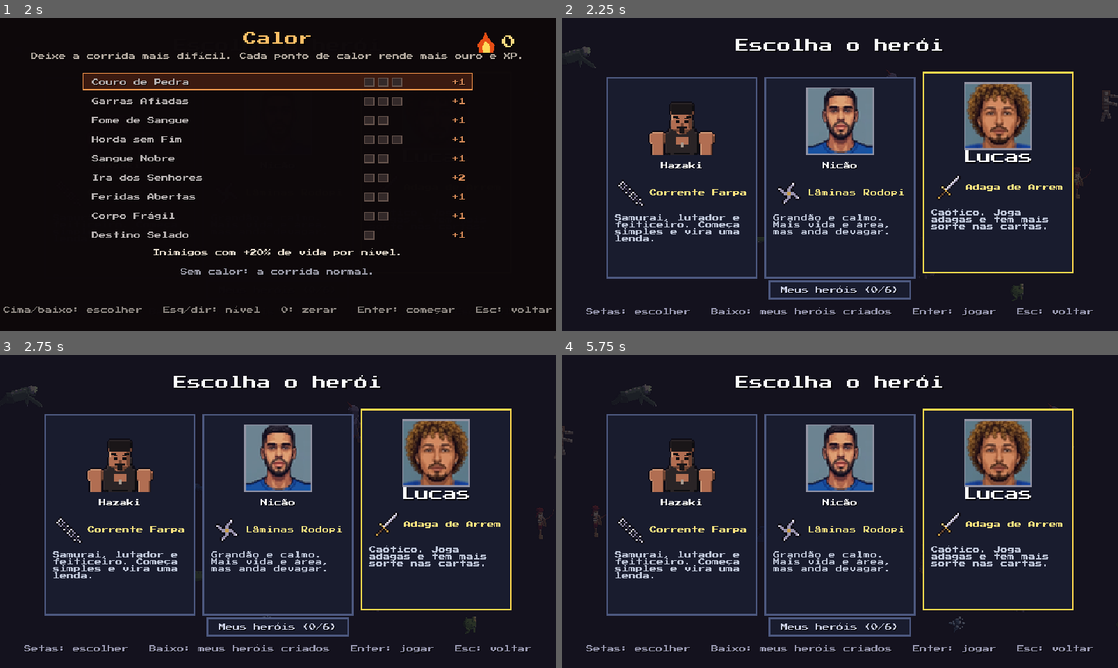
Above: before the commit, frames 1-4 (two rows, left to right).
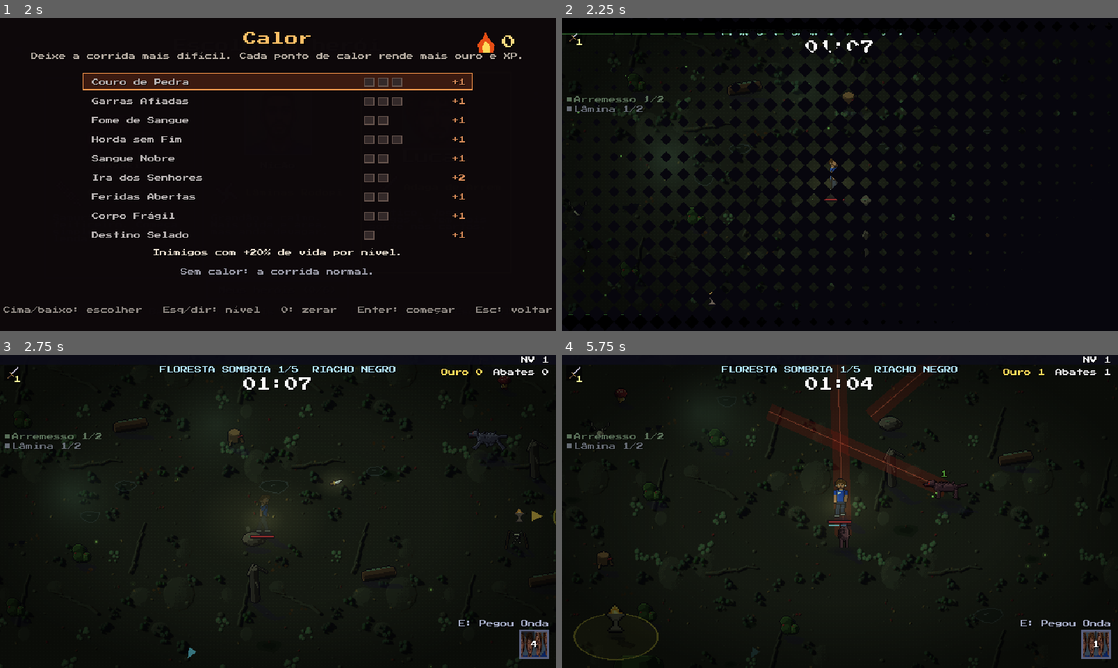
Above: after the commit, the same moments.

Repository: brenoalmeidatec/KIKIU-Survival
Game: Godot game, scene res://main.tscn
The game is run twice, just before and just after one commit, with the same random seed, the same clock (stepped at 60 frames per second) and the same inputs.
Inputs (mouse positions are in pixels of both pictures, inside the frame that each line leads up to):
- Up to frame 1 (2 s): tap Enter (confirmar) at 0.5 s; move the mouse to (400, 158) at 0.52 s; hold D (direita) 0.53-1.25 s; hold Enter (confirmar) 0.53-1.25 s; click (400, 158) at 0.67 s; tap X (pular) at 0.77 s; drag from (166, 190) to (250, 237) at 1.27 s
- Up to frame 2 (2.25 s): tap Enter (confirmar) at 2 s; move the mouse to (895, 105) at 2.02 s; hold D (direita) from 2.03 s (still down); hold Enter (confirmar) from 2.03 s (still down)
- Up to frame 3 (2.75 s): keep holding D (direita); keep holding Enter (confirmar)
- Up to frame 4 (5.75 s): release D (direita) at 2.75 s; release Enter (confirmar) at 2.75 s; drag from (812, 574) to (673, 464) at 2.77 s; move the mouse to (1006, 558) at 3.52 s; hold A (esquerda) 3.53-4.25 s; hold Enter (confirmar) 3.53-4.25 s; tap 2 (consumivel2) at 3.6 s; tap X (pular) at 3.77 s; drag from (673, 464) to (756, 433) at 4.27 s; move the mouse to (867, 511) at 5.02 s; hold S (baixo) from 5.03 s (still down); hold Space (dash) from 5.03 s (still down); click (867, 511) at 5.17 s; tap Enter (confirmar) at 5.3 s

Frame 1 is identical in both runs. In frame 2, 57% of the frame differs, in the area x 0-100%, y 0-100%; in frame 3, 51%; in frame 4, 53%.
Error before the commit: Parse Error: Could not preload resource script "res://scripts/hordas/saida.gd". (res://scripts/hordas/arena.gd:29)

Commit message:
Fase (#112): corrige quebra de linha no saida.gd e registra no LOGBOOK
Co-Authored-By: Claude Opus 5.5 <noreply@anthropic.com>

Diff:
--- a/jogos/hordas/projeto/scripts/hordas/saida.gd
+++ b/jogos/hordas/projeto/scripts/hordas/saida.gd
@@ -92,7 +92,8 @@
 		_succao(dt, j)
 	elif not arena.caido and not arena.duelo_ativo:
 		var dentro := dentro_do_portal(j.centro(), pos, float(cfg().get("raio", 34.0)))
-		var segurando: bool = arena.bot or Input.is_action_pressed("confirmar")		seg = avancar(seg, dentro, segurando, dt, float(cfg().get("segurar", 1.0)))
+		var segurando: bool = arena.bot or Input.is_action_pressed("confirmar")
+		seg =avancar(seg, dentro, segurando, dt, float(cfg().get("segurar", 1.0)))
 		if seg >= float(cfg().get("segurar", 1.0)):
 			saindo = true
 			_suc = 0.0
Not shown, changed: LOGBOOK.md
